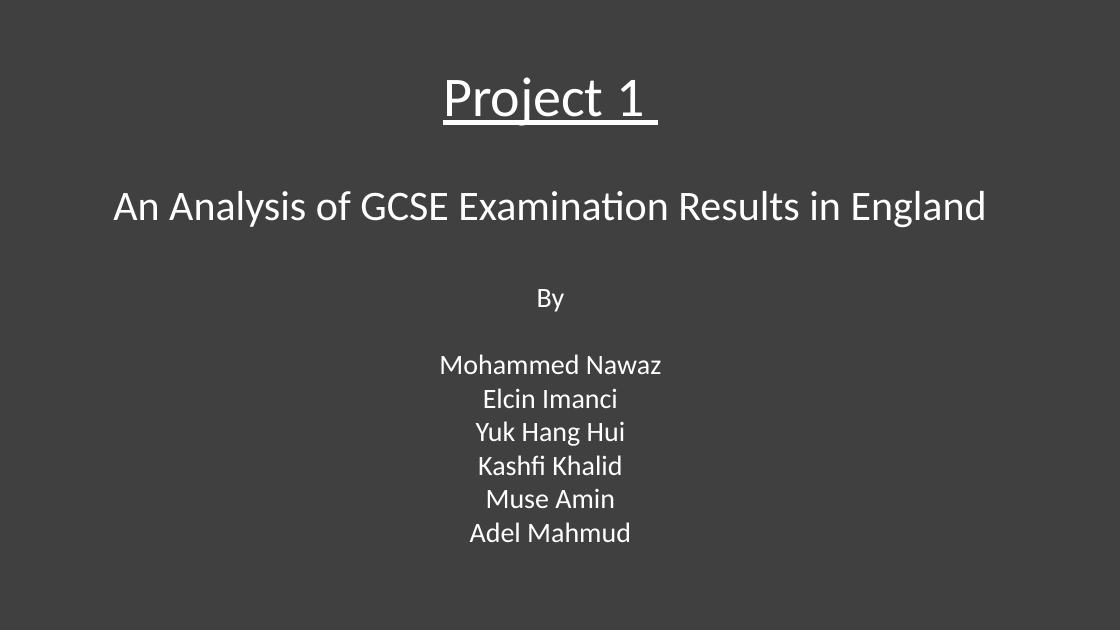
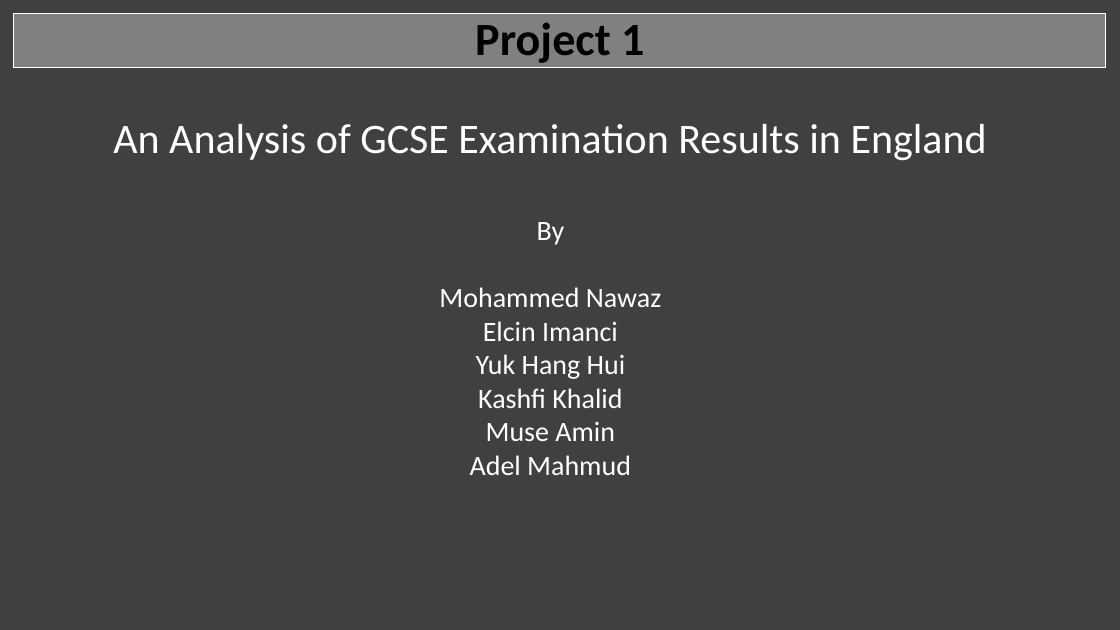
Before and after one commit to MoNawaz101/Project-1-Examination-Analysis, a slide deck: slide 2 of Project 1 Presentation.pptx. Drawn at 1120x630 pixels with LibreOffice and Linux fonts; fonts in the diff are those of the drawing. Boxes give left, top, right and bottom in pixels: in the first picture for what was removed or moved away, otherwise in the second. Text is boxed around its words. In the diff, an @@ line names an element or a change of style, - is before the commit and + after.

```diff
--- a/Project 1 Presentation.pptx
+++ b/Project 1 Presentation.pptx
@@ rectangle added at (x1=14, y1=13, x2=1107, y2=68), fill #808080, outline #FFFFFF 0.75 pt, 39.6 pt, text #000000, bold @@
+Project 1
@@ text at (x1=443, y1=77, x2=644, y2=126): paragraph removed @@
-Project 1
```
Also in this commit, not shown: 9 other slides changed, 6 slides added, 1 slide removed, 44 other files.
